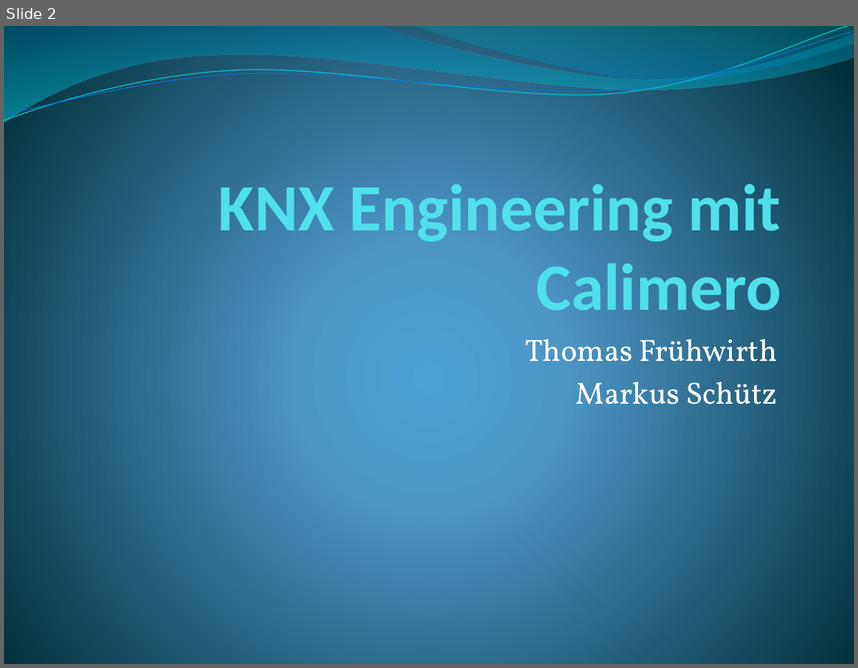
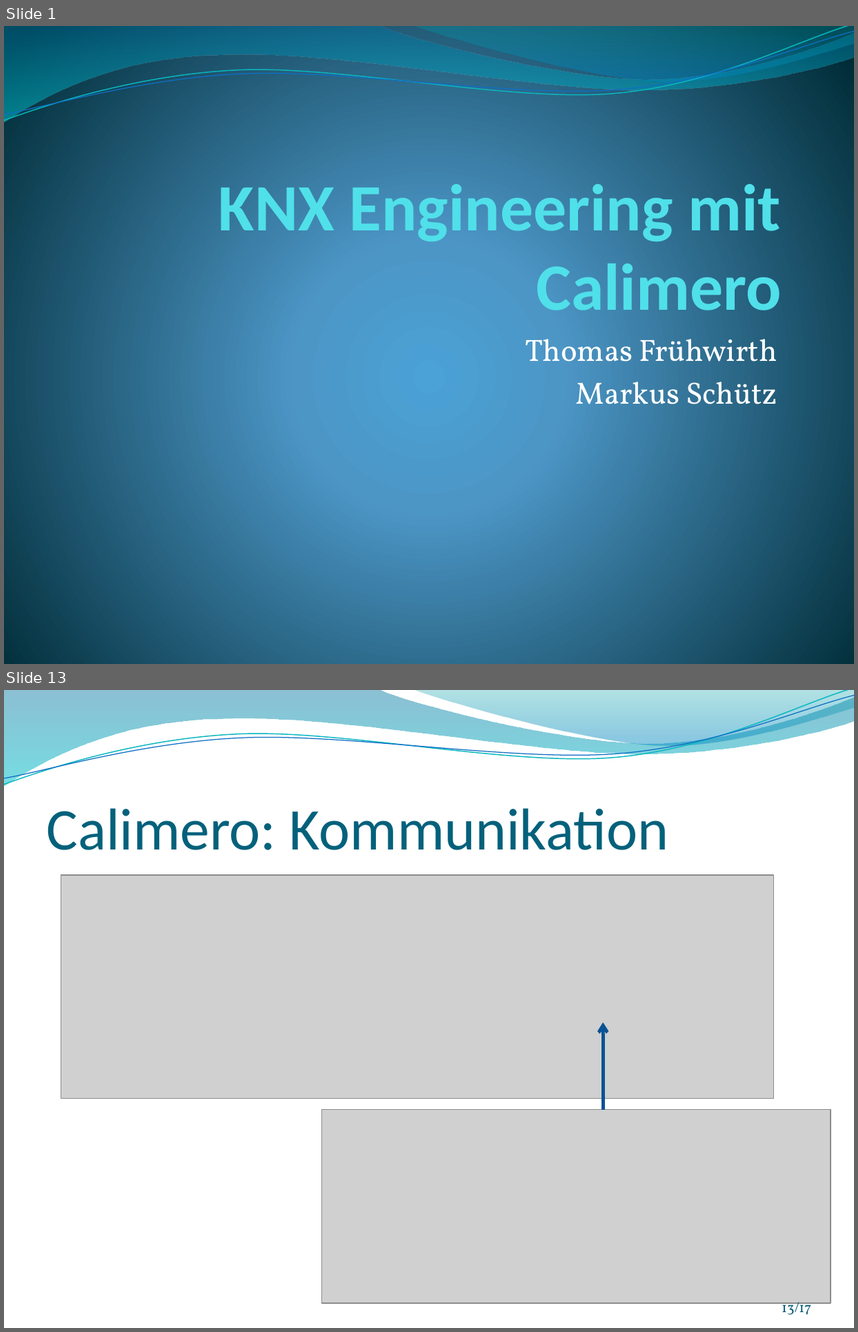
Before and after one commit to thomasfruehwirth/HBA, a slide deck: Praesentation/HBA_KNX_Frueh.pptx. Shown one above the other, each under a label of ours: slide 2 before the commit, slides 1 and 13 after it; the slides between them are not shown. The pictures are 858x668 and 858x1332 pixels, drawn with LibreOffice and Linux fonts; fonts in the diff are those of the drawing; grey boxes stand for pictures; background and template pictures are left out. Boxes give left, top, right and bottom in pixels: in the first picture for what was removed or moved away, otherwise in the second. Text is boxed around its words. In the diff, an @@ line names an element or a change of style, - is before the commit and + after.

```diff
--- a/Praesentation/HBA_KNX_Frueh.pptx
+++ b/Praesentation/HBA_KNX_Frueh.pptx
@@ slide 13 added at (4,690,854,1328), background picture (left out); not listed: 4 template elements that a slide beside it also shows @@
@@ title added at (47,808,668,850), 50 pt, text #04617B @@
+Calimero: Kommunikation
@@ picture added at (61,876,773,1099) @@
@@ arrow added from (604, 1109) to (604, 1023), #095295 2.75 pt @@
@@ picture added at (322,1109,831,1303) @@
@@ page number added at (782,1299,811,1314), 12 pt, text #045D75 @@
+13/17
@@ what was slide 2 is now slide 1 @@
```
Also in this commit, not shown: 7 slides changed, 8 other slides added, 3 slides removed, 43 other files.
